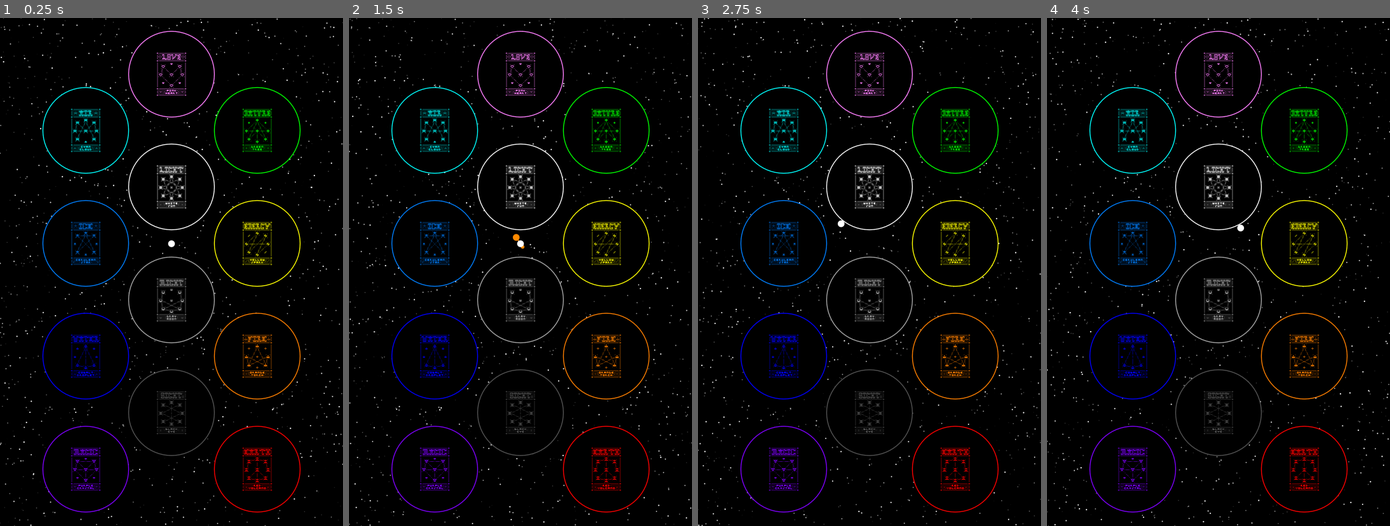
Above: before the commit, frames 1-4 (left to right).
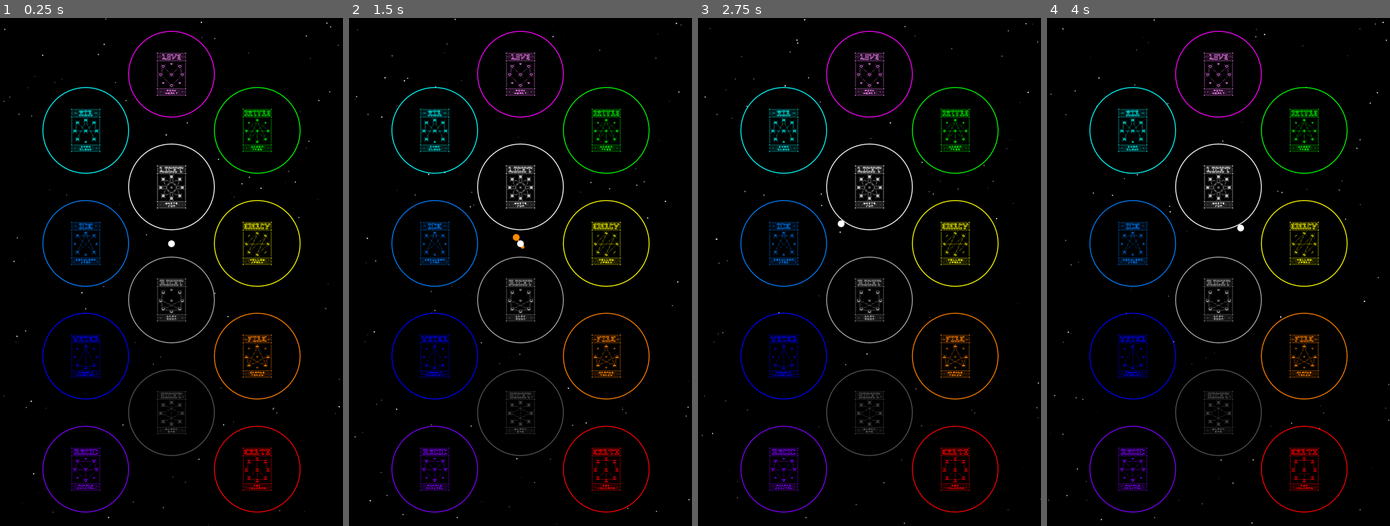
Above: after the commit, the same moments.

Repository: cursebinder22/space-golf-2d
Game: Godot game, scene res://main.tscn
Same seed, same stepped clock (60 frames per second), same inputs: the game is played once before the commit and once after it.
Inputs (mouse positions are in pixels of both pictures, inside the frame that each line leads up to):
- Up to frame 1 (0.25 s): no input
- Up to frame 2 (1.5 s): tap Enter at 0.5 s; move the mouse to (595, 246) at 0.52 s; click (595, 246) at 0.67 s; drag from (451, 297) to (503, 373) at 1.27 s
- Up to frame 3 (2.75 s): move the mouse to (903, 160) at 2.02 s; click (903, 160) at 2.17 s
- Up to frame 4 (4 s): drag from (1201, 373) to (1115, 195) at 2.77 s; move the mouse to (1321, 348) at 3.52 s; click (1321, 348) at 3.67 s

The runs differ from the first frame. In frame 1, 0.9% of the frame differs, in the area x 0-100%, y 0-100%; in frame 2, 0.9%; in frame 3, 0.9%; in frame 4, 0.9%.

Commit message:
Polish element info, rearrange variables to top of main script, reduce lag via reduced star count, and add fading ball color effects

Diff:
--- a/main.gd
+++ b/main.gd
@@ -1,111 +1,21 @@
 extends Node2D
 
-# star variables, includes viewport size get
+# stars
 var stars = []
-const star_density = 1 / 1000.
+const star_density = 1 / 10000.
 @onready var view_size = get_viewport().size
 @onready var total_stars = view_size.x * view_size.y * star_density
 const min_star_radius = .5
 const max_star_radius = 1.5
 const max_star_flux = 1
 const max_star_speed = 10
+
+# planets
 const planet_rim_width = 1.5
-
-# core element names
-enum Element {SIGHT, MIGHT, LIGHT, EARTH, FIRE, ENERGY, NATURE, AIR, ICE, WATER, MAGIC, LOVE}
-
-# detailed element info
-var elements = {
-	Element.EARTH: {
-		'color': Color(1,0,0),
-		'description': 'The Red Volcano',
-		'card': preload('res://images/cards/earth.png'),
-		'row': 7,
-		'column': 2
-	},
-	Element.FIRE: {
-		'color': Color(1,.5,0),
-		'description': 'The Orange Torch',
-		'card': preload('res://images/cards/fire.png'),
-		'row': 5,
-		'column': 2
-	},
-	Element.ENERGY: {
-		'color': Color(1,1,0),
-		'description': 'The Yellow Spark',
-		'card': preload('res://images/cards/energy.png'),
-		'row': 3,
-		'column': 2
-	},
-	Element.NATURE: {
-		'color': Color(0,1,0),
-		'description': 'The Green Tree',
-		'card': preload('res://images/cards/nature.png'),
-		'row': 1,
-		'column': 2
-	},
-	Element.AIR: {
-		'color': Color(0,1,1),
-		'description': 'The Cyan Cloud',
-		'card': preload('res://images/cards/air.png'),
-		'row': 1,
-		'column': 0
-	},
-	Element.ICE: {
-		'color': Color(0,.5,1),
-		'description': 'The Cerulean Star',
-		'card': preload('res://images/cards/ice.png'),
-		'row': 3,
-		'column': 0
-	},
-	Element.WATER: {
-		'color': Color(0,0,1),
-		'description': 'The Cobalt Droplet',
-		'card': preload('res://images/cards/water.png'),
-		'row': 5,
-		'column': 0
-	},
-	Element.MAGIC: {
-		'color': Color(.5,0,1),
-		'description': 'The Purple Crystal',
-		'card': preload('res://images/cards/magic.png'),
-		'row': 7,
-		'column': 0
-	},
-	Element.LOVE: {
-		'color': Color(1,0,1).lightened(.5),
-		'description': 'The Pink Heart',
-		'card': preload('res://images/cards/love.png'),
-		'row': 0,
-		'column': 1
-	},
-	Element.LIGHT: {
-		'color': Color(1,1,1),
-		'description': 'The White Sun',
-		'card': preload('res://images/cards/light.png'),
-		'row': 2,
-		'column': 1
-	},
-	Element.MIGHT: {
-		'color': Color(.66,.66,.66),
-		'description': 'The Gray Moon',
-		'card': preload('res://images/cards/might.png'),
-		'row': 4,
-		'column': 1
-	},
-	Element.SIGHT: {
-		'color': Color(.33,.33,.33),
-		'description': 'The Black Eye',
-		'card': preload('res://images/cards/sight.png'),
-		'row': 6,
-		'column': 1
-	}
-}
-
-# planet variables
 var planets = []
 var total_planets = Element.size()
 
+# ball
 @onready var ball = {
 	'position': Vector2(view_size.x / 2, 4 * view_size.y / 9),
 	'speed': 0,
@@ -114,6 +24,227 @@
 	'gravity': Vector2.ZERO,
 	'planet': null,
 	'color': Color.WHITE
+}
+
+# aimer
+var click_start_pos: Vector2
+var click_end_pos: Vector2
+var click_drag_pos: Vector2
+var draw_drag_line = false
+var fade_drag_line = false
+var line_end_pos: Vector2
+var drag_color: Color
+
+# elements
+enum Element {EARTH, FIRE, ENERGY, NATURE, AIR, ICE, WATER, MAGIC, LOVE, LIGHT, MIGHT, SIGHT}
+var elements = {
+	Element.EARTH: {
+		'card': preload('res://images/cards/earth.png'),
+		'row': 7,
+		'column': 2,
+		'order': 1,
+		'color': Color(1,0,0),
+		'color_name': 'red',
+		'symbol': 'volcano',
+		'aspect': 'rage',
+		'realm': 'hell',
+		'pattern': {
+			0: [1],
+			1: [2],
+			2: [3,6],
+			3: [4],
+			5: [6,'C'],
+			6: [7],
+			7: ['C']
+		}
+	},
+	Element.FIRE: {
+		'card': preload('res://images/cards/fire.png'),
+		'row': 5,
+		'column': 2,
+		'order': 2,
+		'color': Color(1,.5,0),
+		'color_name': 'orange',
+		'symbol': 'torch',
+		'aspect': 'fear',
+		'realm': 'chaos',
+		'pattern': {
+			0: [5,7],
+			2: [5,7],
+			4: [5,7]
+		}
+	},
+	Element.ENERGY: {
+		'card': preload('res://images/cards/energy.png'),
+		'row': 3,
+		'column': 2,
+		'order': 3,
+		'color': Color(1,1,0),
+		'color_name': 'yellow',
+		'symbol': 'spark',
+		'aspect': 'thrill',
+		'realm': 'power',
+		'pattern': {
+			0: [4,6],
+			1: [5,6],
+			2: [4,5]
+		}
+	},
+	Element.NATURE: {
+		'card': preload('res://images/cards/nature.png'),
+		'row': 1,
+		'column': 2,
+		'order': 4,
+		'color': Color(0,1,0),
+		'color_name': 'green',
+		'symbol': 'tree',
+		'aspect': 'joy',
+		'realm': 'life',
+		'pattern': {
+			0: [2,4],
+			2: [4,5,7],
+			5: ['C'],
+			6: ['C'],
+			7: ['C']
+		}
+	},
+	Element.AIR: {
+		'card': preload('res://images/cards/air.png'),
+		'row': 1,
+		'column': 0,
+		'order': 5,
+		'color': Color(0,1,1),
+		'color_name': 'cyan',
+		'symbol': 'cloud',
+		'aspect': 'freedom',
+		'realm': 'heaven',
+		'pattern': {
+			0: [1,4],
+			1: ['C'],
+			2: [5,7],
+			3: [4,'C']
+		}
+	},
+	Element.ICE: {
+		'card': preload('res://images/cards/ice.png'),
+		'row': 3,
+		'column': 0,
+		'order': 6,
+		'color': Color(0,.5,1),
+		'color_name': 'cerulean',
+		'symbol': 'star',
+		'aspect': 'peace',
+		'realm': 'winter',
+		'pattern': {
+			1: [3,5],
+			2: [5,7],
+			3: [7]
+		}
+	},
+	Element.WATER: {
+		'card': preload('res://images/cards/water.png'),
+		'row': 5,
+		'column': 0,
+		'order': 7,
+		'color': Color(0,0,1),
+		'color_name': 'cobalt',
+		'symbol': 'droplet',
+		'aspect': 'sorrow',
+		'realm': 'depths',
+		'pattern': {
+			2: [5,6,7],
+			5: [6],
+			6: [7]
+		}
+	},
+	Element.MAGIC: {
+		'card': preload('res://images/cards/magic.png'),
+		'row': 7,
+		'column': 0,
+		'order': 8,
+		'color': Color(.5,0,1),
+		'color_name': 'purple',
+		'symbol': 'crystal',
+		'aspect': 'beauty',
+		'realm': 'secrets',
+		'pattern': {
+			0: [1,4,6],
+			1: [3,'C'],
+			3: [4,'C'],
+			4: [6,'C'],
+			6: ['C']
+		}
+	},
+	Element.LOVE: {
+		'card': preload('res://images/cards/love.png'),
+		'row': 0,
+		'column': 1,
+		'order': 9,
+		'color': Color(1,0,1),
+		'color_name': 'pink',
+		'symbol': 'heart',
+		'aspect': 'safety',
+		'realm': 'family',
+		'pattern': {
+			0: [1,6],
+			1: ['C'],
+			3: [4,'C'],
+			4: [6]
+		}
+	},
+	Element.LIGHT: {
+		'card': preload('res://images/cards/light.png'),
+		'row': 2,
+		'column': 1,
+		'order': 10,
+		'color': Color(1,1,1),
+		'color_name': 'white',
+		'symbol': 'sun',
+		'aspect': 'clarity',
+		'realm': 'space',
+		'pattern': {
+			0: [3,5],
+			1: [4,6],
+			2: [5,7],
+			3: [6],
+			4: [7]
+		}
+	},
+	Element.MIGHT: {
+		'card': preload('res://images/cards/might.png'),
+		'row': 4,
+		'column': 1,
+		'order': 11,
+		'color': Color(.67,.67,.67),
+		'color_name': 'gray',
+		'symbol': 'moon',
+		'aspect': 'presence',
+		'realm': 'gravity',
+		'pattern': {
+			0: [1,5,7],
+			3: [4],
+			4: [5,7],
+			5: [6],
+			6: [7]
+		}
+	},
+	Element.SIGHT: {
+		'card': preload('res://images/cards/sight.png'),
+		'row': 6,
+		'column': 1,
+		'order': 12,
+		'color': Color(.33,.33,.33),
+		'color_name': 'black',
+		'symbol': 'eye',
+		'aspect': 'desire',
+		'realm': 'spirit',
+		'pattern': {
+			0: [3,5],
+			1: [4],
+			2: [6],
+			4: [7]
+		}
+	}
 }
 
 func _ready() -> void:
@@ -140,12 +271,6 @@
 			'element': element
 		})
 
-var click_start_pos: Vector2
-var click_end_pos: Vector2
-var click_drag_pos: Vector2
-var draw_drag_line = false
-var fade_drag_line = false
-
 func _input(event: InputEvent) -> void:
 	if event is InputEventMouseButton:
 		if event.button_index == MOUSE_BUTTON_LEFT:
@@ -153,12 +278,14 @@
 				click_start_pos = event.position
 				draw_drag_line = true
 				fade_drag_line = false
+			# release click
 			else:
 				click_end_pos = event.position
 				fade_drag_line = true
 				ball.direction = (-click_end_pos + click_start_pos).normalized()
 				ball.speed = click_end_pos.distance_to(click_start_pos) / 50
-				ball.orbit_planet = null
+				if ball.planet != null:
+					ball.color = elements[ball.planet.element].color
 
 func _process(delta: float) -> void:
 	# for draw function's ball drag line
@@ -233,8 +360,6 @@
 	# for _draw()
 	queue_redraw()
 
-var line_end_pos: Vector2
-var drag_color: Color
 func _draw() -> void:
 	# draw stars
 	for star in stars:
@@ -272,4 +397,6 @@
 
 	# draw ball
 	draw_circle(ball.position, ball.radius, ball.color, true, -1.0, true)
-	ball.color.a = clamp(ball.color.a + .1, 0, 1)
+	ball.color.v = clamp(ball.color.v + .01, 0, 1)
+	ball.color.s = clamp(ball.color.s - .01, 0, 1)
+	ball.color.a = clamp(ball.color.a + .01, 0, 1)
